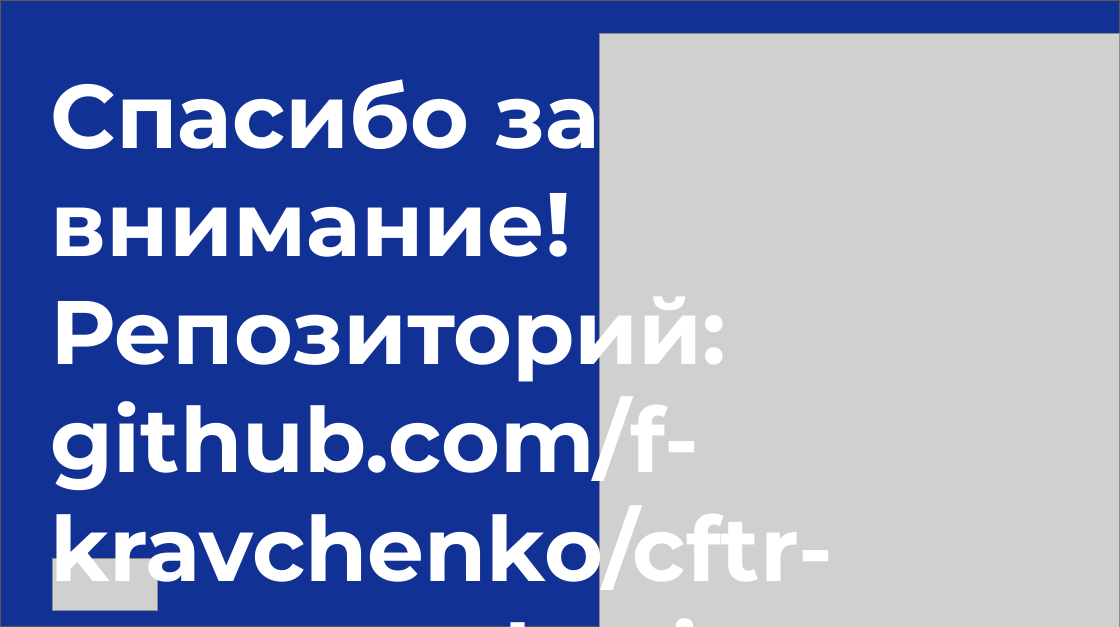
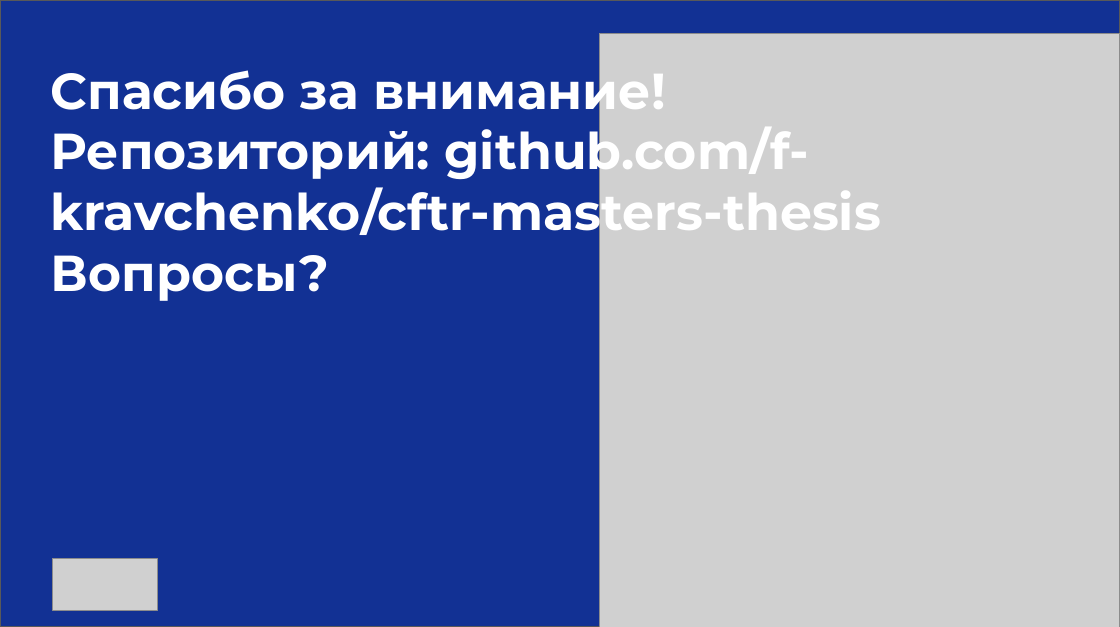
Before and after one commit to f-kravchenko/cftr-masters-thesis, a slide deck: slide 16 of Презентация концепции — Кравченко (ОНИТ, 2025_2026).pptx. Drawn at 1120x627 pixels with LibreOffice and Linux fonts; fonts in the diff are those of the drawing; grey boxes stand for pictures. Boxes give left, top, right and bottom in pixels: in the first picture for what was removed or moved away, otherwise in the second. Text is boxed around its words. In the diff, an @@ line names an element or a change of style, - is before the commit and + after.

```diff
--- a/Презентация концепции — Кравченко (ОНИТ, 2025_2026).pptx
+++ b/Презентация концепции — Кравченко (ОНИТ, 2025_2026).pptx
@@ text "Спасибо за внимание!" at (51,60,881,301): size 57 to 32 pt @@
```
Also in this commit, not shown: 5 other slides changed, 8 other files.
